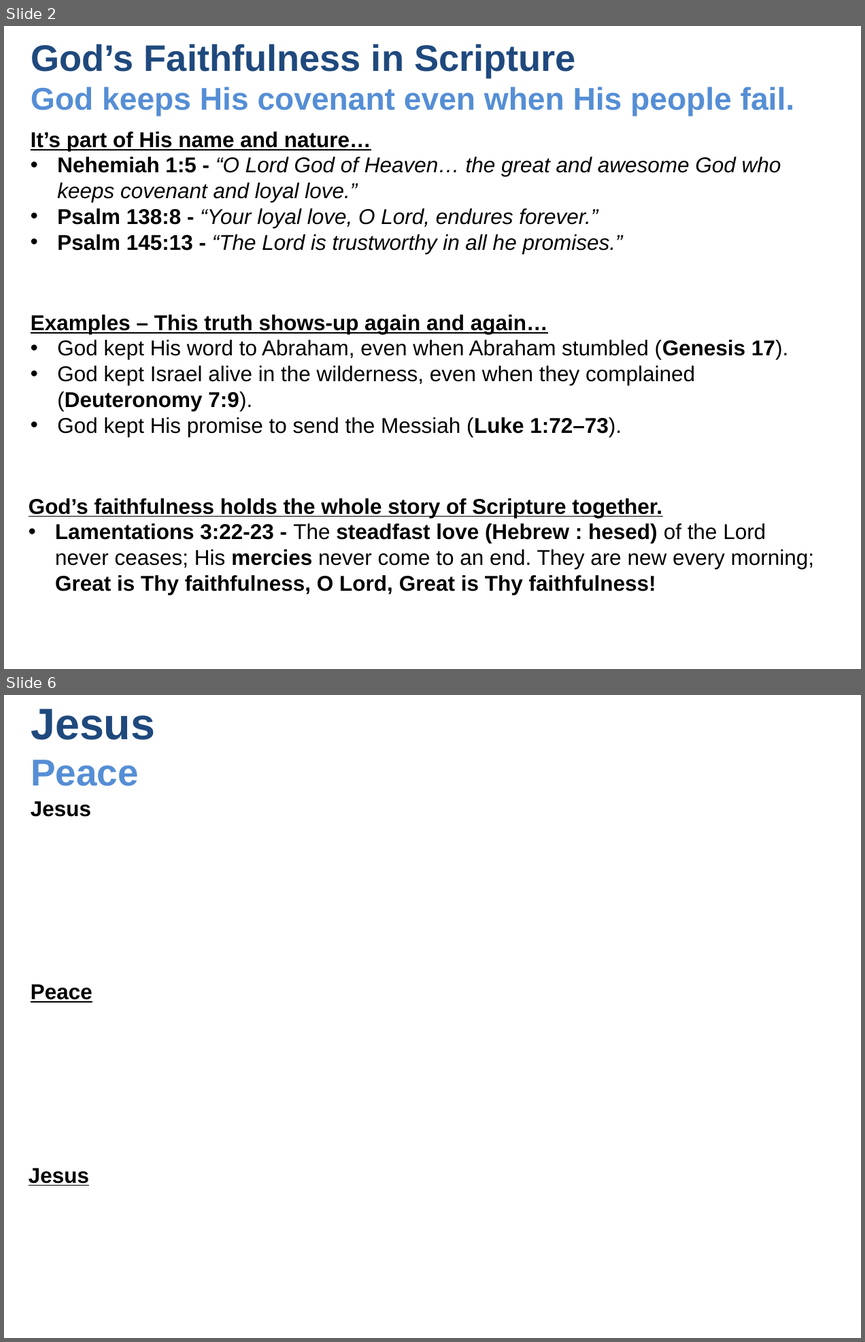
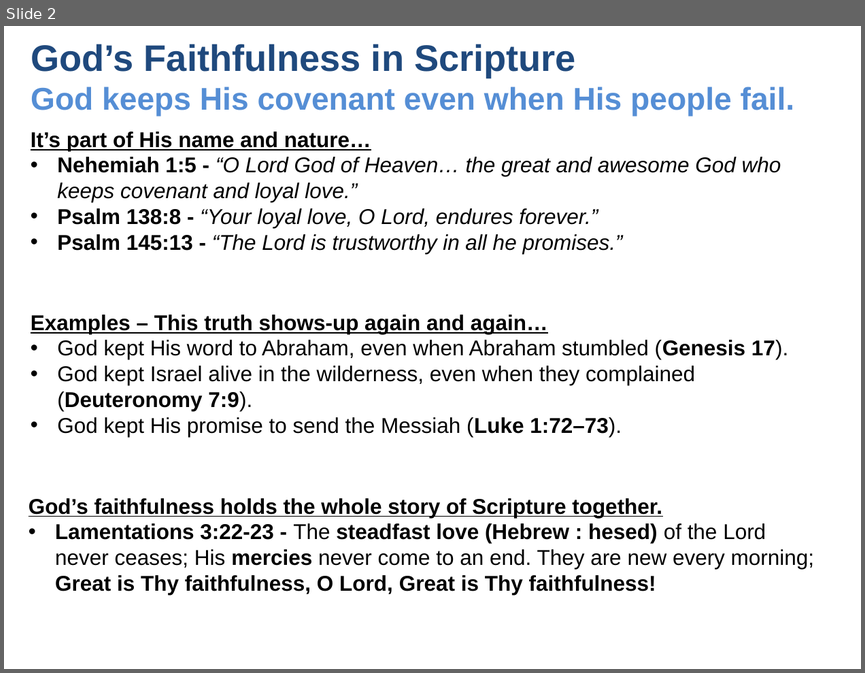
Before and after one commit to UsefulEngines/EvangelismPublic, a slide deck: 2025-Q4/Promises10/2025-12-14-Promises10.pptx. Shown one above the other, each under a label of ours: slides 2 and 6 before the commit, slide 2 after it; the slides between them are not shown. The pictures are 865x1342 and 865x673 pixels, drawn with LibreOffice and Linux fonts; fonts in the diff are those of the drawing. Boxes give left, top, right and bottom in pixels: in the first picture for what was removed or moved away, otherwise in the second. Text is boxed around its words. In the diff, an @@ line names an element or a change of style, - is before the commit and + after.

```diff
--- a/2025-Q4/Promises10/2025-12-14-Promises10.pptx
+++ b/2025-Q4/Promises10/2025-12-14-Promises10.pptx
@@ slide 6 removed at (4, 695, 861, 1338), background #FFFFFF @@
@@ text removed at (31, 709, 155, 786) @@
-Jesus
-Peace
@@ text removed at (31, 801, 91, 817) @@
-Jesus
@@ text removed at (31, 984, 92, 1002) @@
-Peace
@@ text removed at (28, 1168, 89, 1185) @@
-Jesus
```
Also in this commit, not shown: 2 slides changed, 1 slide added, 3 other slides removed, 2 other files.
